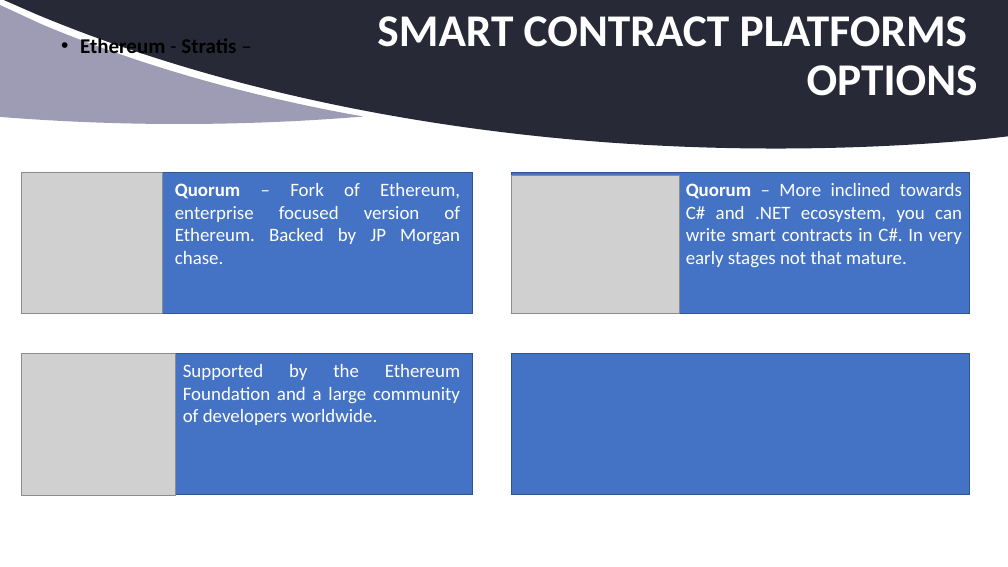
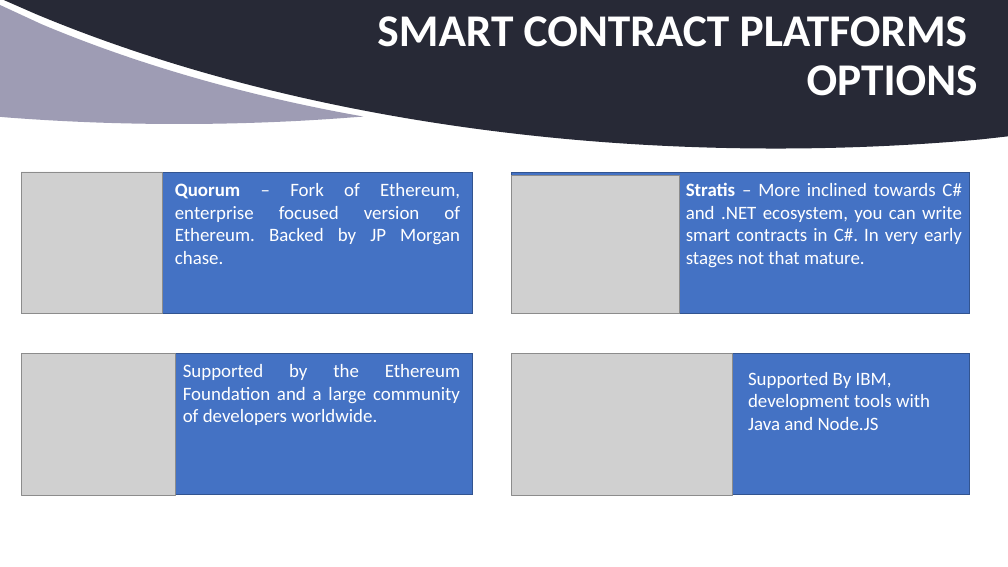
Before and after one commit to aamolgote/codecampnyc2018, a slide deck: slide 6 of PPTX/BAAS.pptx. Drawn at 1008x567 pixels with LibreOffice and Linux fonts; fonts in the diff are those of the drawing; grey boxes stand for pictures; background and template pictures are left out. Boxes give left, top, right and bottom in pixels: in the first picture for what was removed or moved away, otherwise in the second. Text is boxed around its words. In the diff, an @@ line names an element or a change of style, - is before the commit and + after.

```diff
--- a/PPTX/BAAS.pptx
+++ b/PPTX/BAAS.pptx
@@ text removed at <box>80,36,236,60</box> @@
-• Ethereum - Stratis –
@@ text at <box>686,182,962,267</box>: text changed @@
-Quorum – More inclined towards C# and .NET ecosystem, you can write smart contracts in C#. In very early stages not that mature.
+Stratis – More inclined towards C# and .NET ecosystem, you can write smart contracts in C#. In very early stages not that mature.
@@ picture added at <box>512,354,734,495</box> @@
@@ text added at <box>748,372,930,430</box>, 18 pt, text #FFFFFF @@
+Supported By IBM, development tools with Java and Node.JS
```
Also in this commit, not shown: 3 other slides changed, 4 slides added, 1 slide removed.
